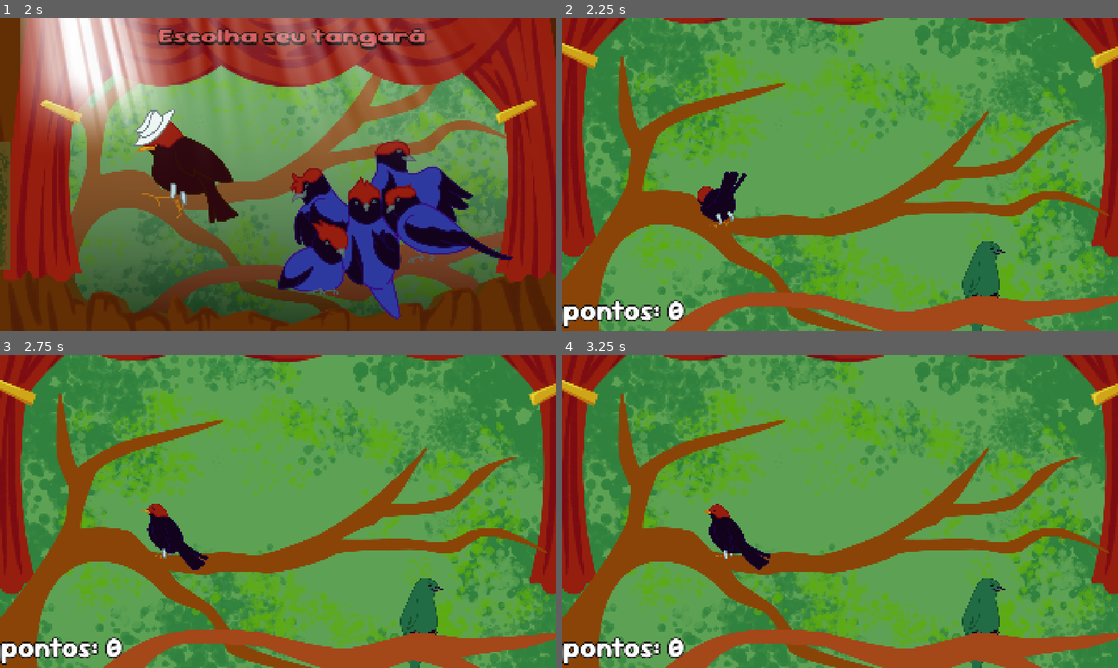
Above: before the commit, frames 1-4 (two rows, left to right).
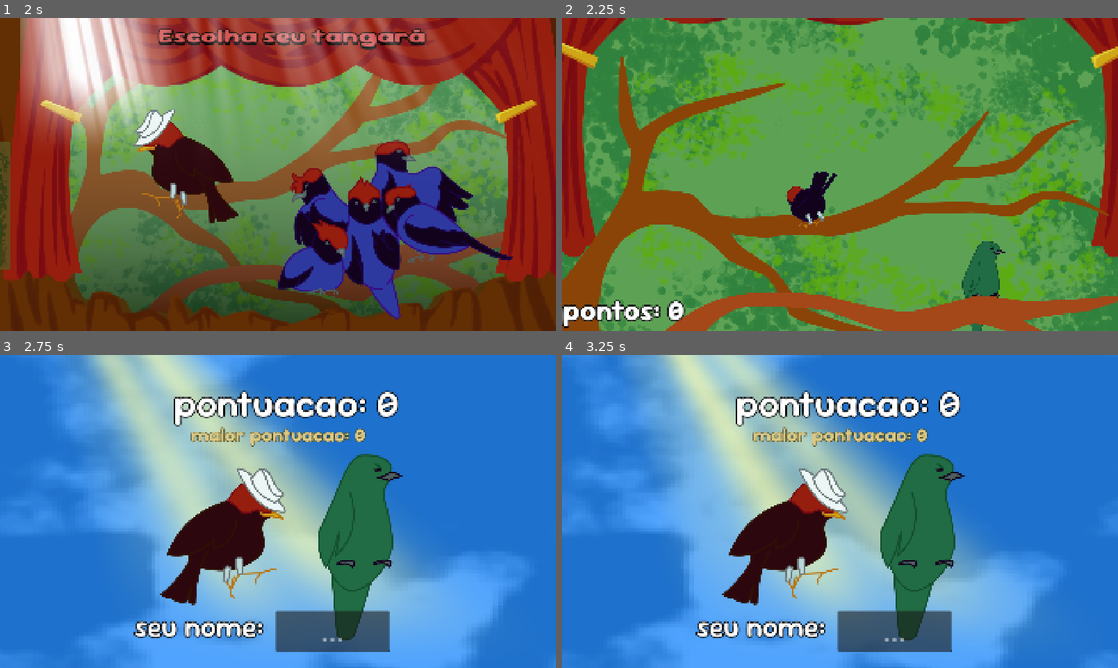
Above: after the commit, the same moments.

Repository: FaunaPolaris/quem-nao-dancar-dancou
Game: Godot game, scene res://mainMenu/mainMenu.tscn
Same seed, same stepped clock (60 frames per second), same inputs: the game is played once before the commit and once after it. Sound files missing from this copy of the repository are replaced by a short silence.
Inputs (mouse positions are in pixels of both pictures, inside the frame that each line leads up to):
- Up to frame 1 (2 s): tap Enter at 0.5 s; move the mouse to (400, 158) at 0.52 s; tap Space ( ) at 0.6 s; tap A (A) at 0.8, 1.35 s; move the mouse to (166, 190) at 1.27 s; tap D (D) at 1.55 s
- Up to frame 2 (2.25 s): click (751, 171) at 2 s
- Up to frame 3 (2.75 s): no input
- Up to frame 4 (3.25 s): move the mouse to (895, 442) at 2.77 s; tap D (D) at 2.85 s; tap S (S) at 3.05 s

Frame 1 is identical in both runs. In frame 2, 1.7% of the frame differs, in the area x 24-50%, y 49-68%; in frame 3, 100%, in the area x 0-100%, y 0-100%; in frame 4, 100%.

Commit message:
Add sfx and improve UI

Diff:
--- a/gameCabecaEncarnada/assets/cabecaEncarnadaNotes.json
+++ b/gameCabecaEncarnada/assets/cabecaEncarnadaNotes.json
@@ -39,6 +39,108 @@
 		32.976,
 		33.721,
 		34.307,
-		35.983
+		35.983,
+		36.736,
+		37.299,
+		39.072,
+		39.739,
+		40.310,
+		41.976,
+		42.730,
+		43.293,
+		44.985,
+		45.358,
+		45.759,
+		47.986,
+		48.339,
+		48.740,
+		49.290,
+		50.959,
+		51.689,
+		52.284,
+		52.626,
+		53.237,
+		53.790,
+		54.671,
+		55.267,
+		55.667,
+		56.223,
+		56.977,
+		57.580,
+		58.033,
+		58.477,
+		58.767,
+		58.926,
+		59.235,
+		59.392,
+		59.997,
+		60.444,
+		60.885,
+		61.173,
+		61.471,
+		61.859,
+		62.365,
+		62.841,
+		63.268,
+		63.585,
+		63.863,
+		64.200,
+		64.795,
+		65.252,
+		66.580,
+		66.880,
+		67.186,
+		67.503,
+		68.971,
+		69.269,
+		69.576,
+		69.983,
+		71.370,
+		71.678,
+		71.986,
+		72.442,
+		72.888,
+		73.644,
+		74.080,
+		74.388,
+		74.665,
+		76.203,
+		76.491,
+		76.788,
+		77.235,
+		77.711,
+		78.118,
+		78.425,
+		78.812,
+		79.179,
+		79.556,
+		80.042,
+		80.960,
+		81.268,
+		81.575,
+		81.873,
+		82.478,
+		82.795,
+		83.222,
+		83.678,
+		83.966,
+		84.274,
+		84.879,
+		85.183,
+		85.461,
+		85.768,
+		86.354,
+		86.850,
+		88.170,
+		88.775,
+		89.063,
+		89.390,
+		90.570,
+		91.161,
+		91.607,
+		92.960,
+		93.556,
+		93.863,
+		94.181
 	]
 }
--- a/gameCabecaEncarnada/gameCabecaEncarnada.gd
+++ b/gameCabecaEncarnada/gameCabecaEncarnada.gd
@@ -3,10 +3,12 @@
 @onready var bird = $CabecaEncarnada
 @onready var birdFem = $TangaraFem
 @onready var music = $AudioStreamPlayer
+@onready var pioFx = $AudioStreamPlayer2
+@onready var errorFx = $AudioStreamPlayer3
 
-@export var left_bound: float = 525.0
+@export var left_bound: float = 530.0
 @export var right_bound: float = 1048.0
-@export var base_speed: float = 150.0
+@export var base_speed: float = 60.0
 @export var hit_window: float = 0.4
 
 var current_speed: float = 0.0
@@ -29,7 +31,7 @@
 func reset_game_state():
 	PlayerInfo.score = 0
 	PlayerInfo.streak = 0
-	bird.position.x = left_bound
+	bird.position.x = 850
 	bird.position.y = 625
 	current_speed = base_speed
 	current_anim = "slide_right"
@@ -73,10 +75,8 @@
 	is_moving_right = !is_moving_right
 	start_movement()
 
-	if active_note:
-		active_note.queue_free()
 	active_note = note_scene.instantiate()
-	active_note.type = " "  # customize if you add more inputs later
+	active_note.type = " "
 	active_note.position = Vector2(1720, 880)
 	add_child(active_note)
 
@@ -87,7 +87,6 @@
 	current_note_index += 1
 
 func _input(event):
-	print("INPUT fired on:", self.name, " | can_hit:", can_hit)
 	if event.is_action_pressed("dance"):
 		if can_hit:
 			can_hit = false
@@ -104,28 +103,30 @@
 	accuracy = clamp(accuracy - fmod(accuracy, 10), 0, 100)
 
 	if accuracy > 0:
+		if active_note:
+			active_note.pop(int(accuracy))
+			active_note = null
 		handle_hit_success(accuracy)
 	else:
 		handle_miss()
-
-	if active_note:
-		active_note.pop(int(accuracy))
-		active_note = null
 
 	end_hit_window(true)
 
 func handle_hit_success(accuracy: int):
 	PlayerInfo.score += accuracy
 	PlayerInfo.streak += 1
+	if PlayerInfo.streak > PlayerInfo.bestStreak:
+		PlayerInfo.bestStreak = PlayerInfo.streak
 
 	var popup = popup_scene.instantiate()
 	popup.position = Vector2(randi_range(200, 1720), randi_range(200, 880))
-	if accuracy > 60:
+	if accuracy > 75:
 		popup.get_node("perfect").show()
+		#if pioFx.is_playing() == false:
+		pioFx.play()
 		birdFem.play("love")
 		await bird.animation_finished
-		birdFem.play("idle")
-	elif accuracy > 30:
+	elif accuracy > 55:
 		popup.get_node("good").show()
 	elif accuracy > 10:
 		popup.get_node("okay").show()
@@ -145,3 +146,8 @@
 
 func handle_miss_input():
 	PlayerInfo.streak = 0
+
+
+func _on_audio_stream_player_finished() -> void:
+	var scoreSave = load("res://saveScore/saveScore.tscn")
+	get_tree().change_scene_to_packed(scoreSave)
--- a/gameCabecaEncarnada/gameCabecaEncarnada.tscn
+++ b/gameCabecaEncarnada/gameCabecaEncarnada.tscn
@@ -9,6 +9,8 @@
 [ext_resource type="Texture2D" uid="uid://dmh7g80ko6hin" path="res://Shared/assets/background_menu_galhos.png" id="4_7v0ql"]
 [ext_resource type="LabelSettings" uid="uid://ctrfkkqyheg2r" path="res://Shared/resources/pointsLabelSetting.tres" id="4_e55vm"]
 [ext_resource type="Shader" uid="uid://mfx8562fxuso" path="res://saveScore/Shader/radialLight.gdshader" id="5_6ifan"]
+[ext_resource type="AudioStream" uid="uid://vk7eooq14g6f" path="res://Shared/sound/sequencia de pontos varição3.ogg" id="10_7v0ql"]
+[ext_resource type="AudioStream" uid="uid://lgbr8m60d1w0" path="res://Shared/sound/542040__rob_marion__gasp_ui_reject.wav" id="11_4uhwy"]
 
 [sub_resource type="ShaderMaterial" id="ShaderMaterial_wny2a"]
 shader = ExtResource("5_6ifan")
@@ -95,3 +97,11 @@
 offset_right = 1781.0
 offset_bottom = 668.0
 theme_override_styles/panel = SubResource("StyleBoxTexture_vgfbc")
+
+[node name="AudioStreamPlayer2" type="AudioStreamPlayer" parent="."]
+stream = ExtResource("10_7v0ql")
+
+[node name="AudioStreamPlayer3" type="AudioStreamPlayer" parent="."]
+stream = ExtResource("11_4uhwy")
+
+[connection signal="finished" from="AudioStreamPlayer" to="." method="_on_audio_stream_player_finished"]
--- a/gameDancarino/gameDancarino.gd
+++ b/gameDancarino/gameDancarino.gd
@@ -1,5 +1,6 @@
 extends Node2D
 
+@onready var pioFx = $AudioStreamPlayer2
 var save_score_screen = load("res://saveScore/saveScore.tscn")
 var	note_queue	: Array = []
 var is_waiting	: bool = false
@@ -28,13 +29,16 @@
 
 func	_pop_it(accuracy : int):
 	if accuracy > 80:
+		PlayerInfo.streak += 1
 		var popup_scene = load("res://gameDancarino/popUp/popUp.tscn")
 		var new_popup = popup_scene.instantiate()
 		new_popup.position = Vector2(randi_range(200, 1720), randi_range(200, 880))
+		pioFx.play()
 		new_popup.get_node("perfect").show()
 		add_child(new_popup)
 		$DancarinoFem.play("love")
 	elif accuracy > 60:
+		PlayerInfo.streak += 1
 		var popup_scene = load("res://gameDancarino/popUp/popUp.tscn")
 		var new_popup = popup_scene.instantiate()
 		new_popup.position = Vector2(randi_range(200, 1720), randi_range(200, 880))
@@ -42,6 +46,7 @@
 		add_child(new_popup)
 		$DancarinoFem.play("default")
 	elif accuracy > 40:
+		PlayerInfo.streak += 1
 		var popup_scene = load("res://gameDancarino/popUp/popUp.tscn")
 		var new_popup = popup_scene.instantiate()
 		new_popup.position = Vector2(randi_range(200, 1720), randi_range(200, 880))
@@ -49,12 +54,15 @@
 		$DancarinoFem.play("bad")
 		add_child(new_popup)
 	else:
+		PlayerInfo.streak = 0
 		var popup_scene = load("res://gameDancarino/popUp/popUp.tscn")
 		var new_popup = popup_scene.instantiate()
 		new_popup.position = Vector2(randi_range(200, 1720), randi_range(200, 880))
 		new_popup.get_node("missed").show()
 		$DancarinoFem.play("bad")
 		add_child(new_popup)
+	if PlayerInfo.streak > PlayerInfo.bestStreak:
+		PlayerInfo.bestStreak = PlayerInfo.streak
 
 func _on_individual_5_player_flying() -> void:
 	note_queue.append(["W", .2])
--- a/gameDancarino/gameDancarino.tscn
+++ b/gameDancarino/gameDancarino.tscn
@@ -10,6 +10,7 @@
 [ext_resource type="LabelSettings" uid="uid://ctrfkkqyheg2r" path="res://Shared/resources/pointsLabelSetting.tres" id="6_chxhc"]
 [ext_resource type="Texture2D" uid="uid://doq8t3l7knbmj" path="res://gameDancarino/assets/femea2.png" id="6_hlgc1"]
 [ext_resource type="AudioStream" uid="uid://pkxftkngkquh" path="res://Shared/sound/fase 2 OGG master.ogg" id="10_7wfw4"]
+[ext_resource type="AudioStream" uid="uid://vk7eooq14g6f" path="res://Shared/sound/sequencia de pontos varição3.ogg" id="11_hlgc1"]
 
 [sub_resource type="SpriteFrames" id="SpriteFrames_x7vpx"]
 animations = [{
@@ -103,6 +104,9 @@
 stream = ExtResource("10_7wfw4")
 autoplay = true
 
+[node name="AudioStreamPlayer2" type="AudioStreamPlayer" parent="."]
+stream = ExtResource("11_hlgc1")
+
 [connection signal="timeout" from="Timer" to="individuals/individual" method="_on_timer_timeout"]
 [connection signal="timeout" from="Timer" to="individuals/individual2" method="_on_timer_timeout"]
 [connection signal="timeout" from="Timer" to="individuals/individual3" method="_on_timer_timeout"]
--- a/globals/playerInfo.gd
+++ b/globals/playerInfo.gd
@@ -1,12 +1,12 @@
 extends Node
 
 var streak 			: int = 0
+var bestStreak : int = 0
 var _score: int = 0
 
 var score:
 	get: return _score
 	set(value):
-		print(">> SCORE SET TO", value, "FROM", _score, "BY:", get_stack())
 		_score = value
 var	player_name		: String = "None"
 var	current_bird	: String = "Dancarino"
--- a/levelSelect/levelSelect.gd
+++ b/levelSelect/levelSelect.gd
@@ -10,6 +10,8 @@
 	ScoreBoard.loadTo($"ParallaxBackground/ParallaxLayer5/TangaraCabeca-encarnada/ScoreBoard/VBox/Scores", "encarnado")
 	ScoreBoard.loadTo($"ParallaxBackground/ParallaxLayer5/TangaraDancarino/ScoreBoard/VBox/Scores", "dancarino")
 	PlayerInfo.score = 0
+	PlayerInfo.streak = 0
+	PlayerInfo.bestStreak = 0
 
 func _on_cabeca_encarnada_mouse_entered() -> void:
 	$select1.play()
--- a/saveScore/saveScore.gd
+++ b/saveScore/saveScore.gd
@@ -1,6 +1,7 @@
 extends Node2D
 
 var highscore : int = 0
+@onready var bird = $TangaraFem
 
 func	_ready():
 	$Score.set_text("".join(PackedStringArray([$Score.text, str(PlayerInfo.score)])))
@@ -10,6 +11,10 @@
 		highscore = ScoreBoard.encarnado[0][0]
 	$selected_bird.play(PlayerInfo.current_bird)
 	$highscore.set_text("".join(PackedStringArray([$highscore.text, str(highscore)])))
+	if PlayerInfo.bestStreak > 15:
+		bird.play("love")
+	else:
+		bird.play("hate")
 	if PlayerInfo.score > highscore:
 		$"new best".play()
 	else:
--- a/saveScore/saveScore.tscn
+++ b/saveScore/saveScore.tscn
@@ -6,6 +6,7 @@
 [ext_resource type="Texture2D" uid="uid://8f8b7osf0sfl" path="res://levelSelect/assets/tancabeca_menu.png" id="4_tlbik"]
 [ext_resource type="Texture2D" uid="uid://cgrso4mp74i1e" path="res://levelSelect/assets/dancarino_menu.png" id="4_ymkyv"]
 [ext_resource type="FontFile" uid="uid://cbi0tsk2x7by4" path="res://Shared/font/Sour_Gummy/static/SourGummy-SemiBold.ttf" id="5_tlbik"]
+[ext_resource type="PackedScene" uid="uid://bkeag2byod5ya" path="res://chars/tangaraFem/tangaraFem.tscn" id="6_qvoa5"]
 [ext_resource type="FontFile" uid="uid://cvyenicim88j7" path="res://Shared/font/Sour_Gummy/static/SourGummy-ExtraBold.ttf" id="7_77way"]
 [ext_resource type="AudioStream" uid="uid://tn1xm1btsv6e" path="res://Shared/sound/fanfarra normal master OGG.ogg" id="8_7jgpq"]
 [ext_resource type="AudioStream" uid="uid://bgtjxd1kp5tnp" path="res://Shared/sound/fanfarra highscore master OGG.ogg" id="9_qvoa5"]
@@ -113,9 +114,12 @@
 offset_bottom = 1088.0
 
 [node name="selected_bird" type="AnimatedSprite2D" parent="."]
-position = Vector2(931, 617)
+position = Vector2(770, 617)
 sprite_frames = SubResource("SpriteFrames_77way")
-animation = &"encarnado"
+animation = &"dancarino"
+
+[node name="TangaraFem" parent="." instance=ExtResource("6_qvoa5")]
+position = Vector2(1240, 658)
 
 [node name="input_name" type="Label" parent="."]
 offset_left = 461.0
@@ -146,10 +150,10 @@
 
 [node name="highscore" type="Label" parent="."]
 custom_minimum_size = Vector2(1920, 64)
-offset_top = 254.0
+offset_top = 233.0
 offset_right = 1920.0
-offset_bottom = 318.0
-text = "maior pontuacao:"
+offset_bottom = 316.0
+text = "maior pontuacao: "
 label_settings = SubResource("LabelSettings_5d426")
 horizontal_alignment = 1
 
Not shown, added: Shared/sound/542040__rob_marion__gasp_ui_reject.wav.import
Not shown: 1 places in gameCabecaEncarnada/gameCabecaEncarnada.tscn that only renumber resources
Not shown: 1 places in gameDancarino/gameDancarino.tscn that only renumber resources
Not shown: 1 places in saveScore/saveScore.tscn that only renumber resources
Not shown, added: Shared/sound/542040__rob_marion__gasp_ui_reject.wav
